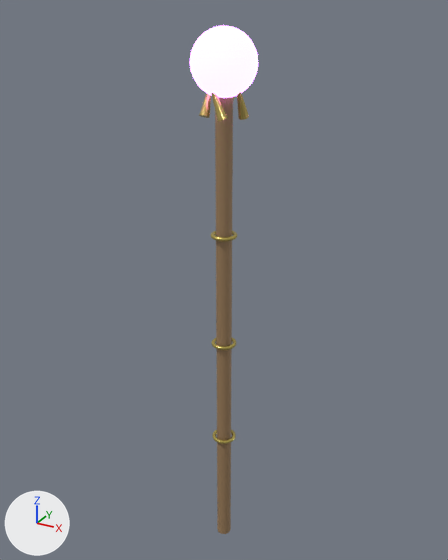
An edit to the glTF model game/assets/models/magic_staff.glb, drawn before and after from the same camera.
One viewpoint serves both versions: a 50 mm camera at (0.692, -1.259, 0.81) aimed at (-0.021, 0.038, 0.162). The axes (+X, +Y, +Z) are drawn at lower left. The lights are the same throughout. The first picture is the older version. Where no turn or scale is listed for an object, it has been applied to the vertices. Vertices at exactly the same position are counted once.
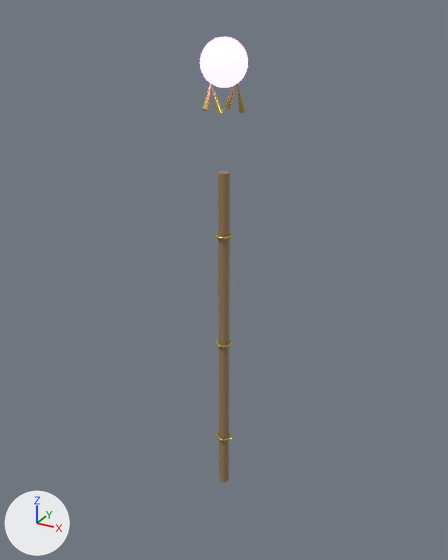
Where the newer file only moved an object's origin or applied its transform, the numbers keep the older frame.

What changed in the scene script:
```text
Change me_cylinder:
    used by ob_cylinder; location = (0.0, 0.0, 0.0)
    remove me_cylinder.from_pydata(...)  # 64 vertices, 124 faces; spans x -0.02..0.02, y -0.02..0.02, z -0.65..0.65
    add me_cylinder.from_pydata(...)  # 64 vertices, 124 faces; spans x -0.014..0.014, y -0.014..0.014, z -0.456..0.456
    me_cylinder part 1: the whole mesh is scaled about its middle by 0.702
Change me_sphere:
    used by ob_sphere; location = (0.0, 0.0, 0.7)
    remove me_sphere.from_pydata(...)  # 482 vertices, 960 faces; spans x -0.075..0.075, y -0.075..0.075, z -0.075..0.075
    add me_sphere.from_pydata(...)  # 482 vertices, 960 faces; spans x -0.053..0.053, y -0.053..0.053, z 0.647..0.753
    me_sphere part 2: the whole mesh is scaled about its middle by 0.702, then moved by (0.0, 0.0, 0.7)
Change ob_sphere:
    ob_sphere.location: (0.0, 0.0, 0.7) -> (0.0, 0.0, 0.0)
Change ob_torus:
    ob_torus.location: (0.0, 0.0, -0.3) -> (0.0, 0.0, 0.0)
Change ob_torus_002:
    ob_torus_002.location: (0.0, 0.0, 0.3) -> (0.0, 0.0, 0.0)
```

What differs and where, as boxes [x1, y1, x2, y2] in the pictures (448 x 560 px):
'Cylinder', rescaled (32% narrower, 29% shorter)
    before: [215, 97, 233, 534]
    after: [218, 171, 230, 482]
'Sphere', rescaled (29% narrower, 29% shorter)
    before: [190, 26, 258, 98]
    after: [200, 37, 248, 88]
'Torus', moved
    before: [212, 430, 236, 444]
    after: [216, 431, 232, 441]
'Torus.002', moved
    before: [211, 231, 237, 241]
    after: [215, 232, 233, 240]
